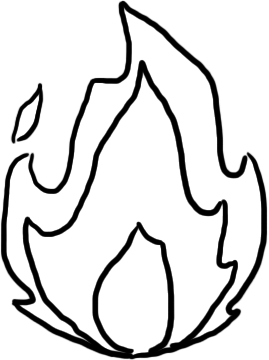
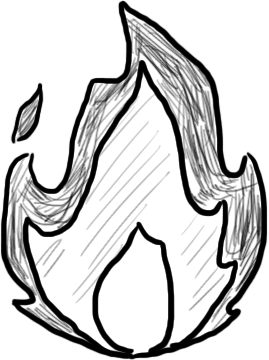
Two versions of the same layered image (269x360). Layer-by-layer changes:
added layer "Layer 1" above "火" over [6, 17, 265, 335]
